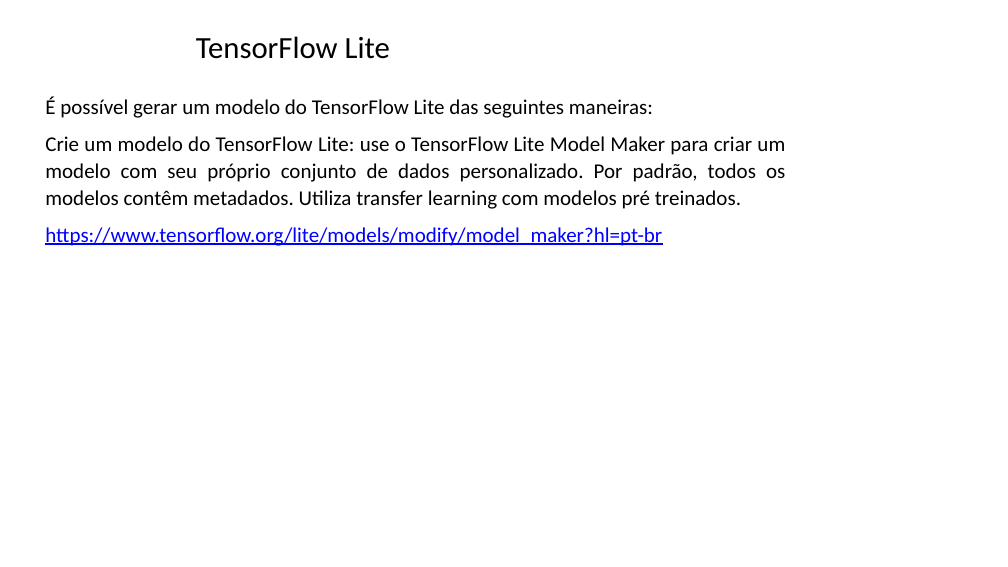
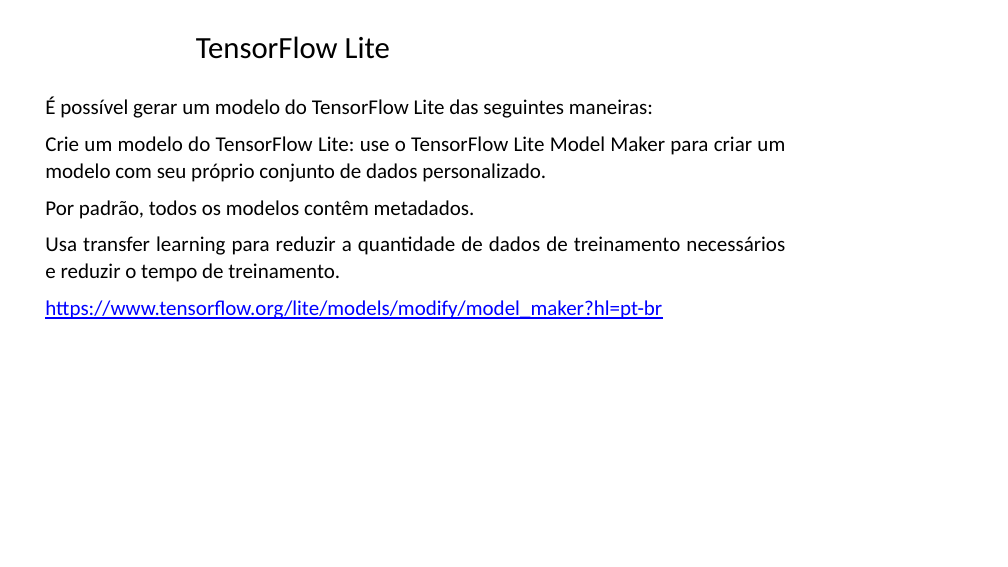
Before and after one commit to zz4fap/tp557-iot-ml, a slide deck: slide 29 of slides/TP557_14_introducao_tensorflowlite.pptx. Drawn at 1008x567 pixels with LibreOffice and Linux fonts; fonts in the diff are those of the drawing; background and template pictures are left out. Boxes give left, top, right and bottom in pixels: in the first picture for what was removed or moved away, otherwise in the second. Text is boxed around its words. In the diff, an @@ line names an element or a change of style, - is before the commit and + after.

```diff
--- a/slides/TP557_14_introducao_tensorflowlite.pptx
+++ b/slides/TP557_14_introducao_tensorflowlite.pptx
@@ text at <box>45,136,785,282</box>: text changed @@
-Crie um modelo do TensorFlow Lite: use o TensorFlow Lite Model Maker para criar um modelo com seu próprio conjunto de dados personalizado. Por padrão, todos os modelos contêm metadados. Utiliza transfer learning com modelos pré treinados.
+Crie um modelo do TensorFlow Lite: use o TensorFlow Lite Model Maker para criar um modelo com seu próprio conjunto de dados personalizado.
+Por padrão, todos os modelos contêm metadados.
+Usa transfer learning para reduzir a quantidade de dados de treinamento necessários e reduzir o tempo de treinamento.
```
Also in this commit, not shown: 7 other slides changed.
